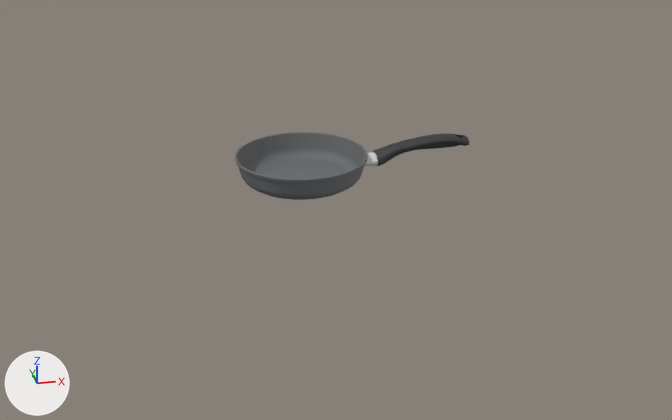
Before and after pictures for a commit that changed the Blender file blender/easy-cook_gray-stone_lh_GL4122.blend.
Before and after are seen from a 50 mm lens placed at (-2.3, -14.91, 6.21), pointed at (0.52, -0.45, -0.43). Every picture has the same lights, and +X, +Y and +Z are marked at lower left. Mesh edges are drawn as thin lines on the coarser meshes.

In view in the first picture: 'Main_easy-cook.001', 'handle_02r'.
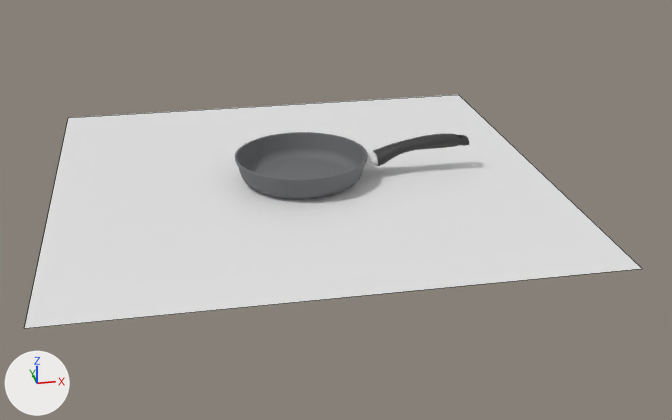
Changed parts and their boxes [x1, y1, x2, y2] in the pictures (672 x 420 px):
'Plane', shown
    after: [25, 95, 642, 328]

The edits, one by one:
Object 'Plane' (ob_plane) is now shown.
